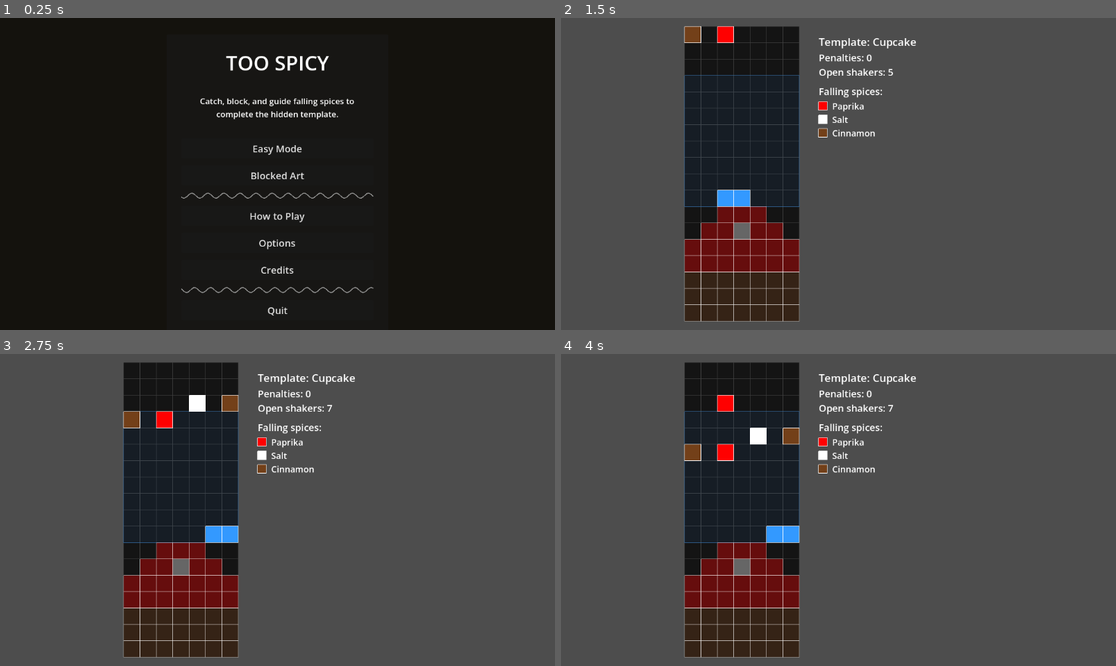
Above: before the commit, frames 1-4 (two rows, left to right).
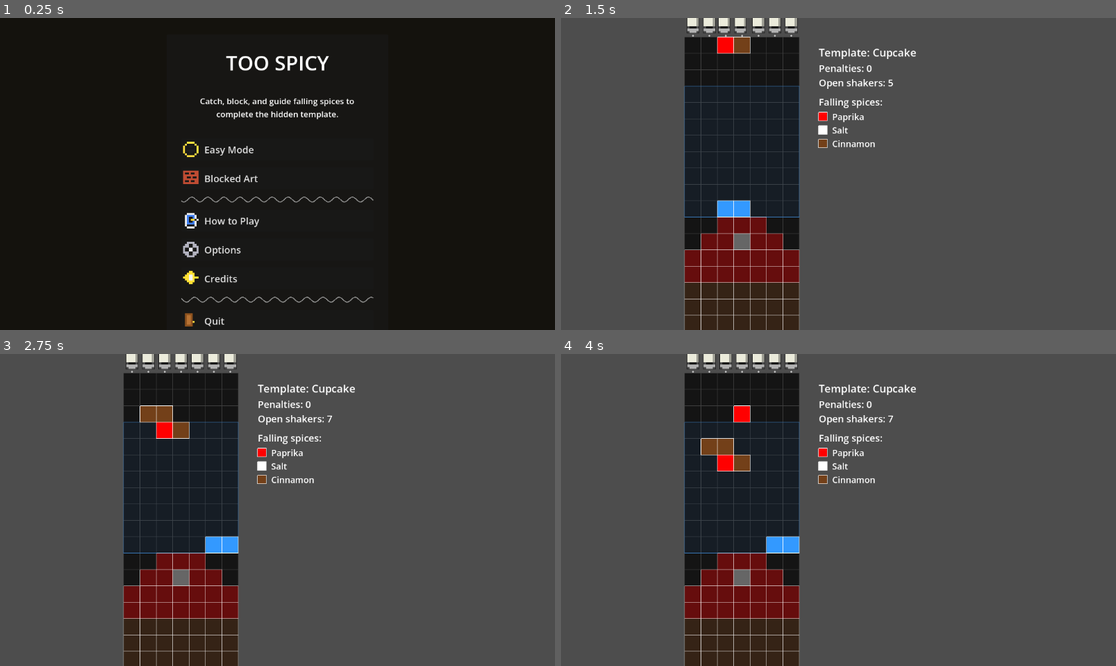
Above: after the commit, the same moments.

Repository: mitramansouri/too-spicy
Game: Godot game, scene res://scenes/MainMenu.tscn
Same seed, same stepped clock (60 frames per second), same inputs: the game is played once before the commit and once after it.
Inputs (mouse positions are in pixels of both pictures, inside the frame that each line leads up to):
- Up to frame 1 (0.25 s): no input
- Up to frame 2 (1.5 s): click "Easy Mode" at 0.5 s; click "Cupcake" at 1.25 s
- Up to frame 3 (2.75 s): move the mouse to (399, 494) at 2.02 s; hold Right (ui_right) from 2.03 s (still down); click (399, 494) at 2.17 s
- Up to frame 4 (4 s): move the mouse to (727, 525) at 2.77 s; release Right (ui_right) at 2.78 s; hold Down (ui_down) 2.78-3.53 s; click (727, 525) at 2.92 s; tap Enter at 3.5 s; move the mouse to (894, 441) at 3.52 s; hold Right (ui_right) from 3.53 s (still down); click (894, 441) at 3.67 s

The runs differ from the first frame. In frame 1, 2.2% of the frame differs, in the area x 32-68%, y 39-99%; in frame 2, 6.7%; in frame 3, 7.5%; in frame 4, 7.9%, in the area x 22-64%, y 0-100%.

Commit message:
Add icon- change template

Diff:
--- a/too-spicy/scripts/Data.gd
+++ b/too-spicy/scripts/Data.gd
@@ -175,55 +175,49 @@
 TEMPLATE_CANDLE: {
 	"id": TEMPLATE_CANDLE,
 	"name": "Candle",
-	"description": "A soft yellow candle with a bright flame.",
-	"grid_width": 7,
+	"description": "A very easy vertical candle.",
+	"grid_width": 5,
 	"grid_height": 18,
-	"cell_size": 38,
+	"cell_size": 30,
 	"bucket_width": 2,
 	"bucket_height": 1,
-	"spices_per_sprinkle": 1,
-	"max_falling_spices": 2,
+	"spices_per_sprinkle": 3,
+	"max_falling_spices": 10,
 	"fall_interval": 0.5,
 	"spawn_interval": 0.85,
 	"allowed_spices": [
-		SPICE_GARLIC,
-		SPICE_CHILI,
+		SPICE_SALT,
 		SPICE_TURMERIC,
 		SPICE_PEPPER
 	],
 	"sections": {
-		1: "Outer Flame",
-		2: "Inner Flame",
-		3: "Wick",
-		4: "Wax"
+		1: "Wax",
+		2: "Flame",
+		3: "Wick"
 	},
 	"section_spices": {
-		1: SPICE_CHILI,
+		1: SPICE_SALT,
 		2: SPICE_TURMERIC,
-		3: SPICE_PEPPER,
-		4: SPICE_GARLIC
+		3: SPICE_PEPPER
 	},
 	"preview_colors": {
-		1: Color(1.0, 0.45, 0.0),
+		1: Color.WHITE,
 		2: Color.YELLOW,
-		3: Color.BLACK,
-		4: Color(0.96, 0.92, 0.70)
-	},
-	"board_bg_color": Color(0.90, 0.90, 0.90),
-	"grid_line_color": Color(0.78, 0.78, 0.78),
+		3: Color.BLACK
+	},
 	"shape": [
-		[0, 0, 0, 1, 0, 0, 0],
-		[0, 0, 1, 1, 1, 0, 0],
-		[0, 1, 1, 2, 1, 1, 0],
-		[0, 1, 1, 1, 1, 1, 0],
-		[0, 4, 4, 3, 4, 4, 0],
-		[0, 4, 4, 4, 4, 4, 0],
-		[0, 4, 4, 4, 4, 4, 0],
-		[0, 4, 4, 4, 4, 4, 0],
-		[0, 4, 4, 4, 4, 4, 0],
-		[0, 4, 4, 4, 4, 4, 0]
+		[0, 0, 2, 0, 0],
+		[0, 2, 2, 2, 0],
+		[0, 1, 3, 1, 0],
+		[0, 1, 1, 1, 1],
+		[0, 1, 1, 1, 1],
+		[1, 1, 1, 1, 1],
+		[1, 1, 1, 1, 1],
+		[1, 1, 1, 1, 1],
+		[1, 1, 1, 1, 1],
+		[1, 1, 1, 1, 1]
 	]
-},
+	},
 
 	TEMPLATE_TURTLE: {
 		"id": TEMPLATE_TURTLE,
--- a/too-spicy/scripts/Game.gd
+++ b/too-spicy/scripts/Game.gd
@@ -4,17 +4,22 @@
 
 const SIDE_PANEL_WIDTH := 360
 const SIDE_PANEL_GAP := 40
+const SHAKER_PIXEL_ROWS: float = 7.0
+const SHAKER_TOP_PADDING: float = 36.0
+const SHAKER_BOTTOM_GAP: float = 8.0
 const BACKGROUND_SETTLED_COLOR := Color(0.35, 0.35, 0.35)
-var board_bg_color := Color(0.08, 0.08, 0.08)
-var grid_line_color := Color(0.25, 0.25, 0.25)
+
+const SHAKER_SHAKE_DURATION := 0.22
+const SMART_TARGET_CHANCE := 0.30
+
 var cell_size := 20
 var grid_width := 20
 var grid_height := 30
 
 var fall_interval := 0.15
 var spawn_interval := 0.35
-var spices_per_sprinkle := 5
-var max_falling_spices := 10
+var spices_per_sprinkle := 3
+var max_falling_spices := 8
 
 var bucket_width := 4
 var bucket_height := 2
@@ -31,8 +36,11 @@
 var grid_offset := Vector2.ZERO
 var ui_offset := Vector2.ZERO
 
-var template_id := Data.TEMPLATE_WHALE
-var template_name := "Whale"
+var board_bg_color := Color(0.08, 0.08, 0.08)
+var grid_line_color := Color(0.25, 0.25, 0.25)
+
+var template_id := Data.TEMPLATE_CUPCAKE
+var template_name := "Cupcake"
 var template_shape := []
 var template_sections := {}
 var template_preview_colors := {}
@@ -59,6 +67,8 @@
 
 var spices := []
 var falling_spices := []
+
+var shaker_shake_timers := {}
 
 
 func _ready():
@@ -90,6 +100,7 @@
 
 	handle_bucket_input(delta)
 	catch_spices_touching_bucket()
+	update_shaker_timers(delta)
 
 	fall_timer += delta
 	spawn_timer += delta
@@ -117,6 +128,7 @@
 
 	board_bg_color = template_data.get("board_bg_color", Color(0.08, 0.08, 0.08))
 	grid_line_color = template_data.get("grid_line_color", Color(0.25, 0.25, 0.25))
+
 	grid_width = int(template_data["grid_width"])
 	grid_height = int(template_data["grid_height"])
 	cell_size = int(template_data["cell_size"])
@@ -145,11 +157,12 @@
 	board_pixel_width = grid_width * cell_size
 	board_pixel_height = grid_height * cell_size
 
+	var shaker_space: float = SHAKER_TOP_PADDING + SHAKER_BOTTOM_GAP
 	var total_width := board_pixel_width + SIDE_PANEL_GAP + SIDE_PANEL_WIDTH
-	var total_height := board_pixel_height
+	var total_height := board_pixel_height + shaker_space
 
 	var start_x := (viewport_size.x - total_width) / 2.0
-	var start_y := (viewport_size.y - total_height) / 2.0
+	var start_y := (viewport_size.y - total_height) / 2.0 + shaker_space
 
 	grid_offset = Vector2(start_x, start_y)
 	ui_offset = Vector2(
@@ -157,7 +170,6 @@
 		grid_offset.y + 40
 	)
 
-
 func handle_bucket_input(delta):
 	bucket_move_timer += delta
 
@@ -198,7 +210,8 @@
 
 	bucket_move_timer = 0.0
 	queue_redraw()
-
+func get_spawn_row_below_shaker() -> int:
+	return 0
 
 func create_empty_template():
 	template_grid.clear()
@@ -313,18 +326,166 @@
 		check_game_finished()
 		return
 
-	var spawn_x = available_columns.pick_random()
-	var spawn_position := Vector2i(spawn_x, 0)
-
-	var random_spice = spices.pick_random()
+	var spawn_x := choose_smart_spawn_column(available_columns)
+	var spawn_position := Vector2i(spawn_x, get_spawn_row_below_shaker())
+
+	var selected_spice: Dictionary = choose_smart_spice_for_column(spawn_x)
 
 	var new_spice := {
-		"name": random_spice["name"],
-		"color": random_spice["color"],
+		"id": selected_spice["id"],
+		"name": selected_spice["name"],
+		"color": selected_spice["color"],
 		"grid_pos": spawn_position
 	}
 
 	falling_spices.append(new_spice)
+	start_shaker_shake(spawn_x)
+
+
+func choose_smart_spawn_column(available_columns: Array) -> int:
+	var weighted_columns := []
+	var total_weight := 0.0
+
+	for column_value in available_columns:
+		var column_x := int(column_value)
+		var remaining_in_column := get_remaining_template_cells_in_column(column_x)
+		var target_section := get_next_needed_section_in_column(column_x)
+		var target_spice_id := get_required_spice_id_for_section(target_section)
+
+		var global_need := 0
+		if target_spice_id != "":
+			global_need = get_remaining_template_cells_for_spice(target_spice_id)
+
+		var weight := 1.0 + float(remaining_in_column) + float(global_need) * 0.25
+
+		weighted_columns.append({
+			"x": column_x,
+			"weight": weight
+		})
+
+		total_weight += weight
+
+	var roll := randf() * total_weight
+	var current := 0.0
+
+	for item in weighted_columns:
+		current += float(item["weight"])
+
+		if roll <= current:
+			return int(item["x"])
+
+	return int(available_columns[available_columns.size() - 1])
+
+
+func choose_smart_spice_for_column(column_x: int) -> Dictionary:
+	var target_section := get_next_needed_section_in_column(column_x)
+	var target_spice_id := get_required_spice_id_for_section(target_section)
+
+	if target_spice_id != "" and Data.spice_by_id.has(target_spice_id):
+		if randf() <= SMART_TARGET_CHANCE:
+			return Data.spice_by_id[target_spice_id]
+
+	return choose_weighted_spice_by_remaining_need()
+
+
+func choose_weighted_spice_by_remaining_need() -> Dictionary:
+	if spices.is_empty():
+		return Data.spices[0]
+
+	var weighted_spices := []
+	var total_weight := 0.0
+
+	for spice in spices:
+		var spice_id := str(spice["id"])
+		var need := get_remaining_template_cells_for_spice(spice_id)
+		var weight := 1.0 + float(need)
+
+		weighted_spices.append({
+			"spice": spice,
+			"weight": weight
+		})
+
+		total_weight += weight
+
+	var roll := randf() * total_weight
+	var current := 0.0
+
+	for item in weighted_spices:
+		current += float(item["weight"])
+
+		if roll <= current:
+			return item["spice"]
+
+	return spices.pick_random()
+
+
+func get_remaining_template_cells_in_column(column_x: int) -> int:
+	var count := 0
+
+	for y in range(grid_height):
+		if template_grid[y][column_x] == 0:
+			continue
+
+		if settled_grid[y][column_x] == null:
+			count += 1
+
+	return count
+
+
+func get_next_needed_section_in_column(column_x: int) -> int:
+	for y in range(grid_height - 1, -1, -1):
+		var section_id: int = template_grid[y][column_x]
+
+		if section_id == 0:
+			continue
+
+		if settled_grid[y][column_x] == null:
+			return section_id
+
+	return 0
+
+
+func get_required_spice_id_for_section(section_id: int) -> String:
+	if template_section_spices.has(section_id):
+		return str(template_section_spices[section_id])
+
+	return ""
+
+
+func get_remaining_template_cells_for_spice(spice_id: String) -> int:
+	var count := 0
+
+	for y in range(grid_height):
+		for x in range(grid_width):
+			var section_id: int = template_grid[y][x]
+
+			if section_id == 0:
+				continue
+
+			if settled_grid[y][x] != null:
+				continue
+
+			var required_spice_id := get_required_spice_id_for_section(section_id)
+
+			if required_spice_id == spice_id:
+				count += 1
+
+	count -= get_falling_spice_count_for_spice(spice_id)
+
+	return max(count, 0)
+
+
+func get_falling_spice_count_for_spice(spice_id: String) -> int:
+	var count := 0
+
+	for spice in falling_spices:
+		if not spice.has("id"):
+			continue
+
+		if str(spice["id"]) == spice_id:
+			count += 1
+
+	return count
 
 
 func get_available_spawn_columns() -> Array:
@@ -334,7 +495,7 @@
 		if is_template_column_complete(x):
 			continue
 
-		var spawn_position := Vector2i(x, 0)
+		var spawn_position := Vector2i(x, get_spawn_row_below_shaker())
 
 		if settled_grid[spawn_position.y][spawn_position.x] != null:
 			continue
@@ -535,9 +696,25 @@
 	return str(grid_position.x) + "," + str(grid_position.y)
 
 
+func start_shaker_shake(column_x: int):
+	shaker_shake_timers[column_x] = SHAKER_SHAKE_DURATION
+
+func update_shaker_timers(delta):
+	var keys: Array = shaker_shake_timers.keys()
+
+	for key in keys:
+		var new_time: float = float(shaker_shake_timers[key]) - float(delta)
+
+		if new_time <= 0.0:
+			shaker_shake_timers.erase(key)
+		else:
+			shaker_shake_timers[key] = new_time
+
+
 func _draw():
 	draw_grid()
 	draw_control_area()
+	draw_shakers()
 	draw_template_preview()
 	draw_settled_spices()
 	draw_falling_spices()
@@ -554,6 +731,7 @@
 			draw_rect(cell_rect, board_bg_color, true)
 			draw_rect(cell_rect, grid_line_color, false)
 
+
 func draw_control_area():
 	var area_position := grid_offset + Vector2(
 		control_area_x * cell_size,
@@ -569,6 +747,70 @@
 
 	draw_rect(area_rect, Color(0.2, 0.6, 1.0, 0.07), true)
 	draw_rect(area_rect, Color(0.2, 0.6, 1.0, 0.6), false)
+
+
+func draw_shakers():
+	for x in range(template_min_x, template_max_x + 1):
+		if is_template_column_complete(x):
+			continue
+
+		draw_salt_shaker_at_column(x)
+
+func draw_salt_shaker_at_column(column_x: int):
+	var shake_time: float = float(shaker_shake_timers.get(column_x, 0.0))
+	var shake_offset: float = 0.0
+
+	if shake_time > 0.0:
+		shake_offset = sin(shake_time * 80.0) * float(cell_size) * 0.10
+
+	var pixel_size: float = max(3.0, float(cell_size) / 7.0)
+	var shaker_width: float = pixel_size * 5.0
+	var shaker_height: float = pixel_size * SHAKER_PIXEL_ROWS
+
+	var start_x: float = grid_offset.x + float(column_x * cell_size) + (float(cell_size) - shaker_width) / 2.0 + shake_offset
+	var start_y: float = grid_offset.y - shaker_height - SHAKER_BOTTOM_GAP
+
+	var origin := Vector2(start_x, start_y)
+
+	var cap_color := Color(0.70, 0.70, 0.70)
+	var body_color := Color(0.92, 0.92, 0.86)
+	var shadow_color := Color(0.62, 0.62, 0.58)
+	var hole_color := Color(0.08, 0.08, 0.08)
+
+	# Upside-down body
+	for gy in range(0, 4):
+		for gx in range(0, 5):
+			draw_shaker_pixel(origin, pixel_size, gx, gy, body_color)
+
+	# Shadow side
+	for gy in range(0, 4):
+		draw_shaker_pixel(origin, pixel_size, 4, gy, shadow_color)
+
+	# Holes near the bottom because the shaker is upside down
+	draw_shaker_pixel(origin, pixel_size, 1, 4, hole_color)
+	draw_shaker_pixel(origin, pixel_size, 2, 4, hole_color)
+	draw_shaker_pixel(origin, pixel_size, 3, 4, hole_color)
+
+	# Bottom cap/lid
+	for gx in range(0, 5):
+		draw_shaker_pixel(origin, pixel_size, gx, 5, cap_color)
+
+	for gx in range(1, 4):
+		draw_shaker_pixel(origin, pixel_size, gx, 6, cap_color)
+
+	var outline_rect := Rect2(origin, Vector2(pixel_size * 5.0, pixel_size * 7.0))
+	draw_rect(outline_rect, Color(0.1, 0.1, 0.1), false)
+
+	# Small visual drop point below the shaker
+	var drop_x: float = grid_offset.x + float(column_x * cell_size) + float(cell_size) / 2.0
+	var drop_y: float = grid_offset.y - 3.0
+	draw_circle(Vector2(drop_x, drop_y), max(1.5, pixel_size * 0.35), Color(1, 1, 1, 0.65))
+
+func draw_shaker_pixel(origin: Vector2, pixel_size: float, grid_x: int, grid_y: int, color: Color):
+	var pixel_position := origin + Vector2(grid_x * pixel_size, grid_y * pixel_size)
+	var pixel_rect := Rect2(pixel_position, Vector2(pixel_size, pixel_size))
+
+	draw_rect(pixel_rect, color, true)
 
 
 func draw_template_preview():
--- a/too-spicy/scripts/MainMenu.gd
+++ b/too-spicy/scripts/MainMenu.gd
@@ -1,10 +1,16 @@
 extends Control
 
 const Data = preload("res://scripts/Data.gd")
+const FallingSquareScript = preload("res://scripts/FallingSquare.gd")
+const SquigglySeparatorScript = preload("res://scripts/SquigglySeparator.gd")
+
 const ButtonType = Data.ButtonType
 const ButtonName = Data.ButtonName
 
-var dialog = AcceptDialog.new()
+const MENU_SIZE := Vector2(460, 580)
+const SQUARES_PER_CLICK := 8
+
+var dialog := AcceptDialog.new()
 
 const texts = {
 	ButtonType.BLOCKED_ART: "This mode will be added later.\n"
@@ -19,9 +25,6 @@
 		+ "Made with Godot."
 }
 
-const MENU_SIZE := Vector2(460, 580)
-const SQUARES_PER_CLICK := 8
-
 var background: ColorRect
 var menu_panel: PanelContainer
 var title_label: Label
@@ -56,14 +59,14 @@
 
 func _input(event: InputEvent) -> void:
 	if event is InputEventMouseButton and event.pressed and event.button_index == MOUSE_BUTTON_LEFT:
-		if title_label.get_global_rect().has_point(event.global_position):
-			_spawn_squares(event.global_position)
+		if title_label != null and title_label.get_global_rect().has_point(event.position):
+			_spawn_squares(event.position)
 
 
 func _spawn_squares(origin: Vector2) -> void:
 	for i in range(SQUARES_PER_CLICK):
 		var square := ColorRect.new()
-		square.set_script(load("res://scripts/FallingSquare.gd"))
+		square.set_script(FallingSquareScript)
 		square.position = origin + Vector2(randf_range(-100.0, 100.0), randf_range(-10.0, 10.0))
 		add_child(square)
 
@@ -122,7 +125,7 @@
 	root.add_child(easy_mode_button)
 	root.add_child(blocked_art_button)
 
-	var sep = SquigglySeparator.new()
+	var sep = SquigglySeparatorScript.new()
 	sep.color = Color(1, 1, 1, 0.5)
 	sep.dynamic = true
 	sep.period_length_s = 3.0
@@ -132,7 +135,7 @@
 	root.add_child(options_button)
 	root.add_child(credits_button)
 
-	sep = SquigglySeparator.new()
+	sep = SquigglySeparatorScript.new()
 	sep.color = Color(1, 1, 1, 0.5)
 	sep.dynamic = true
 	sep.period_length_s = 3.0
@@ -165,11 +168,14 @@
 func create_button(button_type: int) -> Button:
 	var button := Button.new()
 	button.text = ButtonName[button_type]
-	button.custom_minimum_size = Vector2(340, 42)
+	button.custom_minimum_size = Vector2(340, 46)
 	button.add_theme_font_size_override("font_size", 20)
+	button.add_theme_constant_override("h_separation", 12)
+	button.alignment = HORIZONTAL_ALIGNMENT_LEFT
+	button.icon = build_button_icon(button_type)
 
 	if button_type == ButtonType.QUIT:
-		var style = StyleBoxFlat.new()
+		var style := StyleBoxFlat.new()
 		style.border_color = Color.RED
 		style.border_blend = false
 		style.set_corner_radius_all(8)
@@ -180,6 +186,141 @@
 	return button
 
 
+func build_button_icon(button_type: int) -> Texture2D:
+	match button_type:
+		ButtonType.EASY_MODE:
+			return create_pixel_icon([
+				"..yyyy..",
+				".y....y.",
+				"y..bb..y",
+				"y......y",
+				"y.bbbb.y",
+				"y..bb..y",
+				".y....y.",
+				"..yyyy.."
+			], {
+				"y": Color(1.0, 0.88, 0.25),
+				"b": Color(0.12, 0.12, 0.12)
+			})
+
+		ButtonType.BLOCKED_ART:
+			return create_pixel_icon([
+				"rrrrrrrr",
+				"r..r..rr",
+				"rrrrrrrr",
+				"rr..r..r",
+				"rrrrrrrr",
+				"r..r..rr",
+				"rrrrrrrr",
+				"........"
+			], {
+				"r": Color(0.75, 0.30, 0.20)
+			})
+
+		ButtonType.HOW_TO_PLAY:
+			return create_pixel_icon([
+				"..wwww..",
+				".wbbbbw.",
+				".wb..bw.",
+				".wb.yy w",
+				".wb..bw.",
+				".wbbbbw.",
+				".w....w.",
+				"..wwww.."
+			], {
+				"w": Color(0.95, 0.95, 0.95),
+				"b": Color(0.25, 0.50, 0.95),
+				"y": Color(1.0, 0.85, 0.20)
+			})
+
+		ButtonType.OPTIONS:
+			return create_pixel_icon([
+				"..gggg..",
+				".gg..gg.",
+				"ggg..ggg",
+				"g..ww..g",
+				"g..ww..g",
+				"ggg..ggg",
+				".gg..gg.",
+				"..gggg.."
+			], {
+				"g": Color(0.70, 0.70, 0.75),
+				"w": Color(0.92, 0.92, 0.95)
+			})
+
+		ButtonType.CREDITS:
+			return create_pixel_icon([
+				"...yy...",
+				"..yyyy..",
+				".yyggy..",
+				"yyyggyyy",
+				".yyggy..",
+				"..yyyy..",
+				"...yy...",
+				"........"
+			], {
+				"y": Color(1.0, 0.88, 0.20),
+				"g": Color(0.95, 0.95, 0.95)
+			})
+
+		ButtonType.QUIT:
+			return create_pixel_icon([
+				".bbbb...",
+				".brrb...",
+				".brrb...",
+				".brrb...",
+				".brrby..",
+				".brrb...",
+				".bbbb...",
+				"........"
+			], {
+				"b": Color(0.55, 0.32, 0.12),
+				"r": Color(0.72, 0.45, 0.20),
+				"y": Color(1.0, 0.85, 0.25)
+			})
+
+	return create_pixel_icon([
+		"........",
+		"..wwww..",
+		".w....w.",
+		".w....w.",
+		".w....w.",
+		".w....w.",
+		"..wwww..",
+		"........"
+	], {
+		"w": Color.WHITE
+	})
+
+
+func create_pixel_icon(pattern: Array, palette: Dictionary, pixel_size: int = 4) -> Texture2D:
+	var rows: int = pattern.size()
+	var cols: int = pattern[0].length()
+
+	var image := Image.create(cols * pixel_size, rows * pixel_size, false, Image.FORMAT_RGBA8)
+	image.fill(Color(0, 0, 0, 0))
+
+	for y in range(rows):
+		var row: String = pattern[y]
+
+		for x in range(cols):
+			var key: String = row.substr(x, 1)
+
+			if key == ".":
+				continue
+
+			if not palette.has(key):
+				continue
+
+			var color: Color = palette[key]
+
+			for py in range(pixel_size):
+				for px in range(pixel_size):
+					image.set_pixel(x * pixel_size + px, y * pixel_size + py, color)
+
+	return ImageTexture.create_from_image(image)
+
+
 func show_welcome_text():
 	info_label.text = "Catch, block, and guide falling spices to complete the hidden template."
 
--- a/too-spicy/scripts/TemplateSelect.gd
+++ b/too-spicy/scripts/TemplateSelect.gd
@@ -63,17 +63,18 @@
 	info_label.horizontal_alignment = HORIZONTAL_ALIGNMENT_CENTER
 	info_label.vertical_alignment = VERTICAL_ALIGNMENT_CENTER
 	info_label.autowrap_mode = TextServer.AUTOWRAP_WORD_SMART
-	info_label.custom_minimum_size = Vector2(400, 90)
+	info_label.custom_minimum_size = Vector2(400, 70)
 	info_label.add_theme_font_size_override("font_size", 17)
 	root.add_child(info_label)
 
 	for template_id in Data.template_order:
-		var template_data := Data.get_template(template_id)
-		var button := create_button(template_data["name"])
+		var template_data: Dictionary = Data.get_template(template_id)
+		var button := create_template_button(template_id, template_data["name"])
 		root.add_child(button)
 		button.pressed.connect(_on_template_pressed.bind(template_id))
 
 	back_button = create_button("Back")
+	back_button.icon = build_back_icon()
 	root.add_child(back_button)
 	back_button.pressed.connect(_on_back_pressed)
 
@@ -91,12 +92,142 @@
 	)
 
 
+func create_template_button(template_id: String, button_text: String) -> Button:
+	var button := create_button(button_text)
+	button.icon = build_template_icon(template_id)
+	return button
+
+
 func create_button(button_text: String) -> Button:
 	var button := Button.new()
 	button.text = button_text
-	button.custom_minimum_size = Vector2(360, 44)
+	button.custom_minimum_size = Vector2(360, 46)
 	button.add_theme_font_size_override("font_size", 20)
+	button.add_theme_constant_override("h_separation", 12)
+	button.alignment = HORIZONTAL_ALIGNMENT_LEFT
 	return button
+
+
+func build_template_icon(template_id: String) -> Texture2D:
+	match template_id:
+		Data.TEMPLATE_CUPCAKE:
+			return create_pixel_icon([
+				"..rrr...",
+				".rrrrr..",
+				"rrrrrrr.",
+				"rwrwrwr.",
+				".bbbbbb.",
+				".bbbbb..",
+				"..bbb...",
+				"........"
+			], {
+				"r": Color.RED,
+				"w": Color.WHITE,
+				"b": Color(0.45, 0.25, 0.1)
+			})
+
+		Data.TEMPLATE_CANDLE:
+			return create_pixel_icon([
+				"...y....",
+				"..yyy...",
+				"...b....",
+				"..www...",
+				"..www...",
+				"..www...",
+				"..www...",
+				"........"
+			], {
+				"y": Color.YELLOW,
+				"b": Color.BLACK,
+				"w": Color.WHITE
+			})
+
+		Data.TEMPLATE_TURTLE:
+			return create_pixel_icon([
+				"..ggg...",
+				".ggggg..",
+				"gggggbb.",
+				"gggggbk.",
+				".bbggb..",
+				".b..b...",
+				"........",
+				"........"
+			], {
+				"g": Color.GREEN,
+				"b": Color(0.45, 0.25, 0.1),
+				"k": Color.BLACK
+			})
+
+		Data.TEMPLATE_WHALE:
+			return create_pixel_icon([
+				"..bbb...",
+				".bbbbb..",
+				"bbbbbbb.",
+				"bbwb.bb.",
+				"bbb.bbb.",
+				".wwww...",
+				"..bb....",
+				"........"
+			], {
+				"b": Color(0.0, 0.45, 1.0),
+				"w": Color.WHITE
+			})
+
+	return create_pixel_icon([
+		"........",
+		"..wwww..",
+		".w....w.",
+		".w....w.",
+		".w....w.",
+		".w....w.",
+		"..wwww..",
+		"........"
+	], {
+		"w": Color.WHITE
+	})
+
+
+func build_back_icon() -> Texture2D:
+	return create_pixel_icon([
+		"...w....",
+		"..ww....",
+		".wwwwwww",
+		"wwwwwwww",
+		".wwwwwww",
+		"..ww....",
+		"...w....",
+		"........"
+	], {
+		"w": Color.WHITE
+	})
+
+
+func create_pixel_icon(pattern: Array, palette: Dictionary, pixel_size: int = 4) -> Texture2D:
+	var rows: int = pattern.size()
+	var cols: int = String(pattern[0]).length()
+
+	var image := Image.create(cols * pixel_size, rows * pixel_size, false, Image.FORMAT_RGBA8)
+	image.fill(Color(0, 0, 0, 0))
+
+	for y in range(rows):
+		var row: String = String(pattern[y])
+
+		for x in range(cols):
+			var key: String = row.substr(x, 1)
+
+			if key == ".":
+				continue
+
+			if not palette.has(key):
+				continue
+
+			var color: Color = palette[key]
+
+			for py in range(pixel_size):
+				for px in range(pixel_size):
+					image.set_pixel(x * pixel_size + px, y * pixel_size + py, color)
+
+	return ImageTexture.create_from_image(image)
 
 
 func _on_template_pressed(template_id: String):
